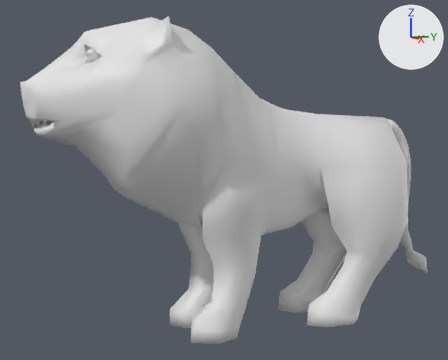
The Blender file 01-Models/animals/lion05bonesanimationtest2.blend, before and after one commit.
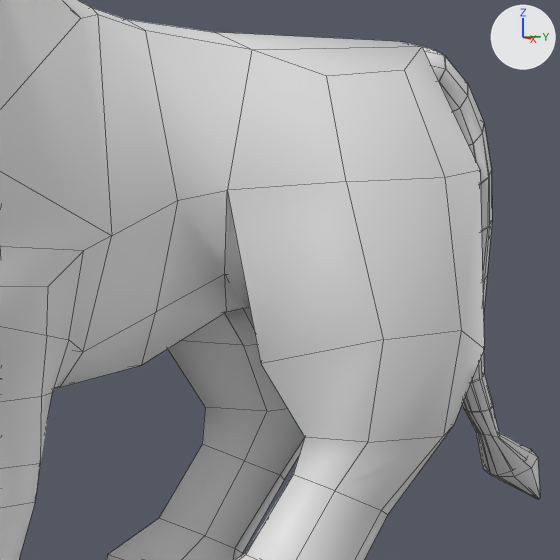
There are two pictures of each version: one whole from a 50 mm camera at (5.63, -3.31, 1.96) aimed at (-0.13, -0.73, 1.47), one close up on the part from 54% to 97% of the width and 29% to 81% of the height. The axes (+X, +Y, +Z) are drawn at upper right. The lights are the same throughout. The close-ups show mesh edges as thin lines. Materials are left out; every surface is plain grey.

Before the edit, the objects in view are built like this:
```python
me_cube_001 = bpy.data.meshes.new('Cube.001')
me_cube_001.from_pydata(...)  # 1110 vertices, 946 faces, 10 loose edges; spans x -0.73..0.73, y -2.7..1.84, z -0.02..2.98
me_cube_001.polygons.foreach_set('use_smooth', [True] * 946)
# faces by material slot: [520, 102, 2, 22, 8, 292]
me_cube_001.materials.append(mat_body)
me_cube_001.materials.append(mat_hair)
me_cube_001.materials.append(mat_body_001)
me_cube_001.materials.append(mat_blackeye)
me_cube_001.materials.append(mat_mouth)
me_cube_001.materials.append(mat_teeth)
ob_lion = bpy.data.objects.new('lion', me_cube_001)
ob_lion.location = (0.0, 0.0, 0.0)
```
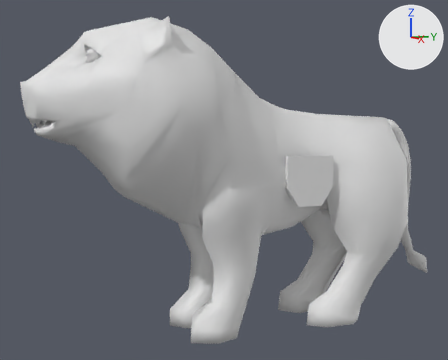
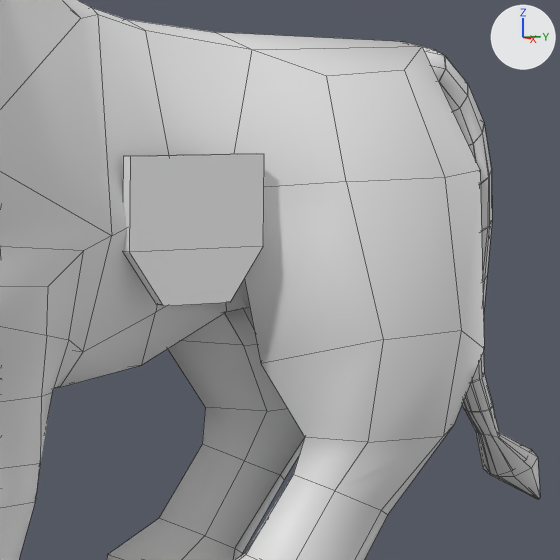
The change, as a list of edits to the scene's bpy script:
```text
Add me_circle:
    me_circle.from_pydata([(0.0, 0.726, 0.0), (-0.866, 0.725, 0.0), (-0.866, -0.725, 0.0), (0.0, -0.726, 0.0), (0.51, -0.363, 0.0), (0.51, 0.363, 0.0), (0.0, 0.726, -0.128), (-0.866, 0.725, -0.128), (-0.866, -0.725, -0.128), (0.0, -0.726, -0.128), (0.51, -0.363, -0.128), (0.51, 0.363, -0.128)], [], [(0, 5, 4, 3), (1, 0, 3, 2), (6, 9, 10, 11), (7, 8, 9, 6), (2, 3, 9, 8), (0, 1, 7, 6), (5, 0, 6, 11), (3, 4, 10, 9), (1, 2, 8, 7), (4, 5, 11, 10)])
    for i in [0, 1]: me_circle.polygons[i].material_index = 1
Add col_polizeizeichen:
    col_polizeizeichen = bpy.data.collections.new('polizeiZeichen')
    col_polizeizeichen.objects.link(ob_circle)
Add ob_circle:
    ob_circle = bpy.data.objects.new('Circle', me_circle)
    ob_circle.location = (0.0, 0.0, 0.0)
    ob_circle.rotation_euler = (0.0, 1.571, 0.0)  # degrees (0, 90, 0)
Add ob_polizeizeichen:
    ob_polizeizeichen = bpy.data.objects.new('polizeiZeichen', None)
    ob_polizeizeichen.location = (0.423, -0.045, 1.408)
    ob_polizeizeichen.rotation_euler = (0.0, 0.0, 0.00792)  # degrees (0, 0, 0.5)
    ob_polizeizeichen.scale = (0.361, 0.361, 0.361)
    ob_polizeizeichen.show_instancer_for_render = False
    ob_polizeizeichen.instance_type = 'COLLECTION'
    ob_polizeizeichen.instance_collection = col_polizeizeichen
```

What differs and where, as boxes (x1, y1, x2, y2) in the close-ups (560 x 560 px):
'polizeiZeichen', added: after (123, 154, 264, 306)
